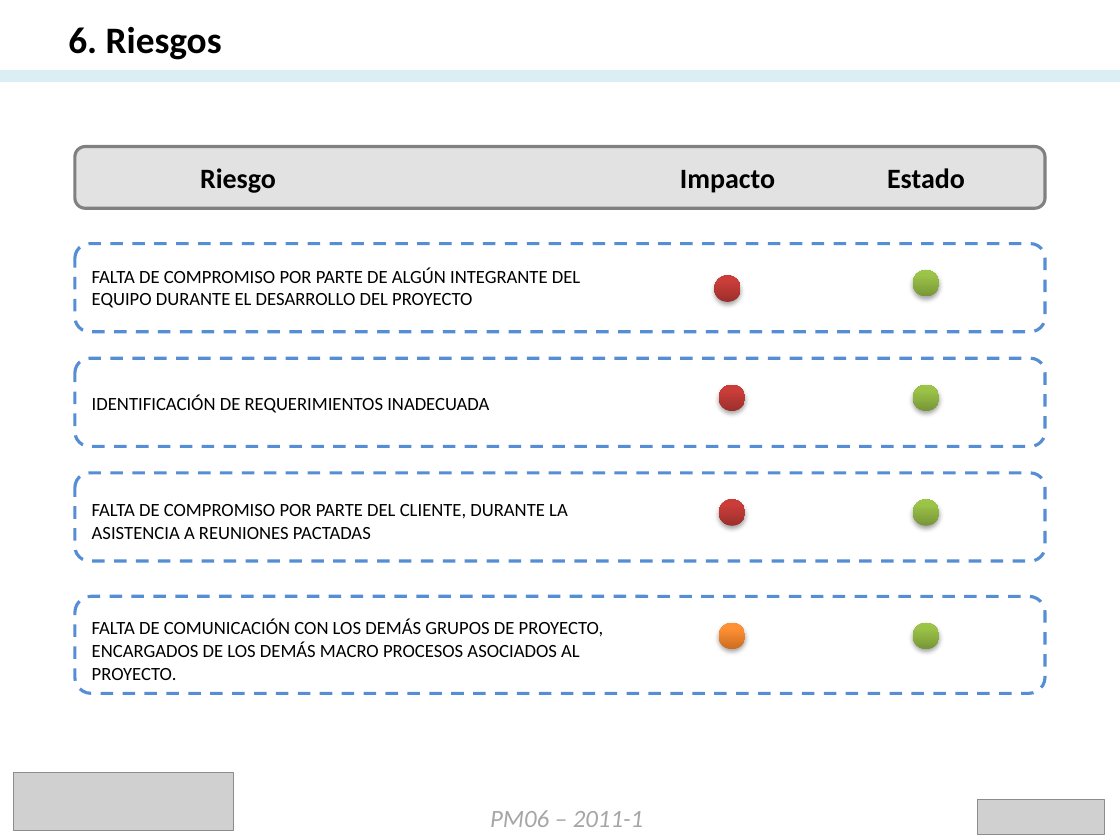
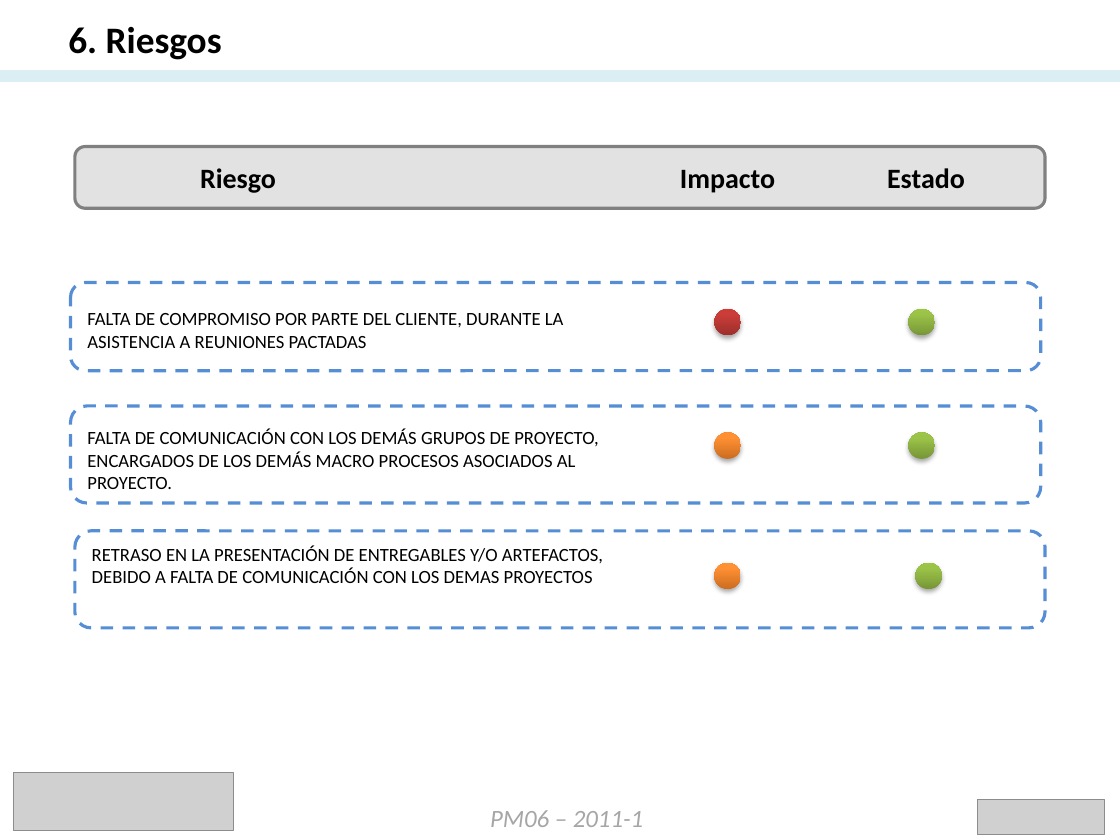
Before and after one commit to alexsistemas1020/logbankmin, a slide deck: slide 9 of MEMORIA PARCIAL/PPT/PPT_PM06.PPTX. Drawn at 1120x840 pixels with LibreOffice and Linux fonts; fonts in the diff are those of the drawing; grey boxes stand for pictures. Boxes give left, top, right and bottom in pixels: in the first picture for what was removed or moved away, otherwise in the second. Text is boxed around its words. In the diff, an @@ line names an element or a change of style, - is before the commit and + after.

```diff
--- a/MEMORIA PARCIAL/PPT/PPT_PM06.PPTX
+++ b/MEMORIA PARCIAL/PPT/PPT_PM06.PPTX
@@ table removed at (75, 249, 1028, 327), 1 rows, 3 columns @@
-FALTA DE COMPROMISO POR PARTE DE ALGÚN INTEGRANTE DEL EQUIPO DURANTE EL DESARROLLO DEL PROYECTO |  | 
@@ rounded rectangle removed at (75, 244, 1045, 333) @@
@@ ellipse removed at (715, 276, 741, 302) @@
@@ ellipse removed at (913, 270, 940, 297) @@
@@ table removed at (75, 376, 1028, 444), 1 rows, 3 columns @@
-IDENTIFICACIÓN DE REQUERIMIENTOS INADECUADA |  | 
@@ ellipse removed at (719, 385, 746, 412) @@
@@ 4 ellipses, 2 tables, 2 rounded rectangles: place and size @@
-4 ellipses, 2 tables, 2 rounded rectangles at (75, 473, 1045, 720)
+4 ellipses, 2 tables, 2 rounded rectangles at (71, 282, 1040, 530)
@@ rounded rectangle: place and size @@
-rounded rectangle at (75, 358, 1045, 447)
+rounded rectangle at (75, 531, 1045, 628)
@@ table added at (75, 526, 1028, 605), 1 rows, 3 columns @@
+RETRASO EN LA PRESENTACIÓN DE ENTREGABLES Y/O ARTEFACTOS, DEBIDO A FALTA DE COMUNICACIÓN CON LOS DEMAS PROYECTOS |  | 
@@ ellipse added at (715, 562, 741, 589), fill gradient #CC6E20 to #FF9034 to #FF9136 @@
@@ ellipse: place and size @@
-ellipse at (913, 385, 940, 412)
+ellipse at (915, 562, 942, 589)
```
Also in this commit, not shown: 3 other slides changed.
